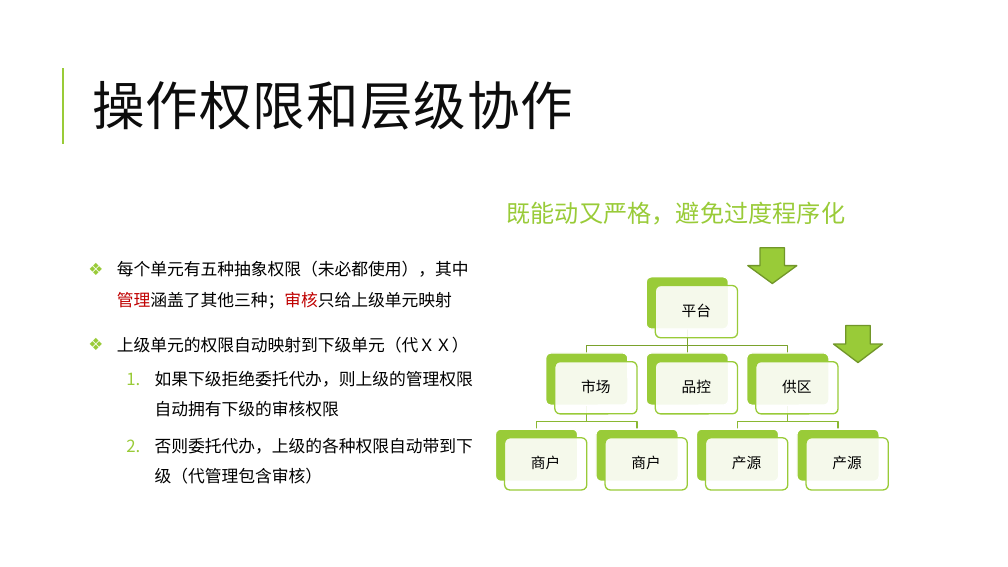
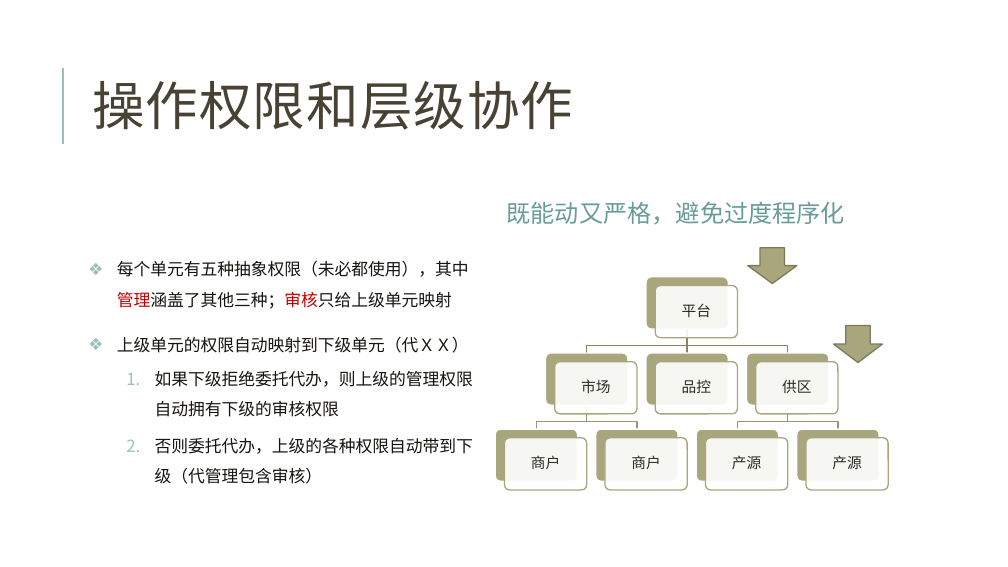
Before and after one commit to jzgi/chainsmart, a slide deck: slide 23 of Docs/品链供销平台.pptx. Drawn at 1008x567 pixels with LibreOffice and Linux fonts; fonts in the diff are those of the drawing. Boxes give left, top, right and bottom in pixels: in the first picture for what was removed or moved away, otherwise in the second. Text is boxed around its words. In the diff, an @@ line names an element or a change of style, - is before the commit and + after.

```diff
--- a/Docs/品链供销平台.pptx
+++ b/Docs/品链供销平台.pptx
@@ title "操作权限和层级协作" at box(92, 81, 573, 130): text colour #0D0D0D to #474233 @@
@@ line (63, 144) - (63, 68): stroke #99CB38 1.5 pt to #9CBEBD 1.5 pt @@
@@ text "既能动又严格，避免过度程序化" at box(507, 202, 846, 224): text colour #99CB38 to #689C9A @@
@@ text "每个单元有五种抽象权限（未必都使用），其中管理涵盖了其他三种；审核只给上级单元映射" at box(117, 261, 473, 484): text colour #000000 to #171610; bullet colour #99CB38 to #9CBEBD @@
@@ down arrow at box(748, 248, 797, 284): fill #99CB38 to #A9A57C; outline #719629 1.25 pt to #7D7A5C 1.25 pt @@
@@ outline #7BA32D 1.25 pt to #878463 1.25 pt in 3 elements at box(687, 329, 788, 353), box(684, 329, 691, 353), box(587, 329, 687, 353) @@
@@ down arrow at box(834, 326, 883, 363): fill #99CB38 to #A9A57C; outline #719629 1.25 pt to #7D7A5C 1.25 pt @@
@@ freeform shape at box(537, 405, 587, 430): outline #8BB833 1.25 pt to #999671 1.25 pt @@
@@ freeform shape at box(587, 405, 637, 430): outline #8BB833 1.25 pt to #999671 1.25 pt @@
@@ freeform shape at box(737, 405, 787, 430): outline #8BB833 1.25 pt to #999671 1.25 pt; outline redrawn @@
@@ freeform shape at box(788, 405, 838, 430): outline #8BB833 1.25 pt to #999671 1.25 pt; outline redrawn @@
@@ fill #99CB38 to #A9A57C in 8 elements at box(647, 277, 729, 329), box(546, 353, 628, 405), box(495, 430, 578, 482), box(596, 430, 678, 482), box(647, 353, 729, 405), box(747, 353, 830, 405), box(696, 430, 779, 482), box(797, 430, 879, 482) @@
@@ outline #99CB38 1.25 pt to #A9A57C 1.25 pt in 8 elements at box(656, 286, 738, 338), box(555, 361, 637, 414), box(504, 438, 587, 490), box(605, 438, 687, 490), box(656, 361, 738, 414), box(756, 361, 839, 414), box(706, 438, 788, 490), box(806, 438, 889, 490) @@
@@ text colour #000000 to #2E2B21 in 8 elements at box(682, 303, 711, 317), box(581, 379, 610, 393), box(531, 455, 560, 469), box(631, 455, 660, 469), box(682, 379, 711, 393), box(782, 380, 811, 393), box(732, 455, 761, 469), box(832, 455, 861, 469) @@
```
Also in this commit, not shown: 27 other slides changed, 13 other files.
